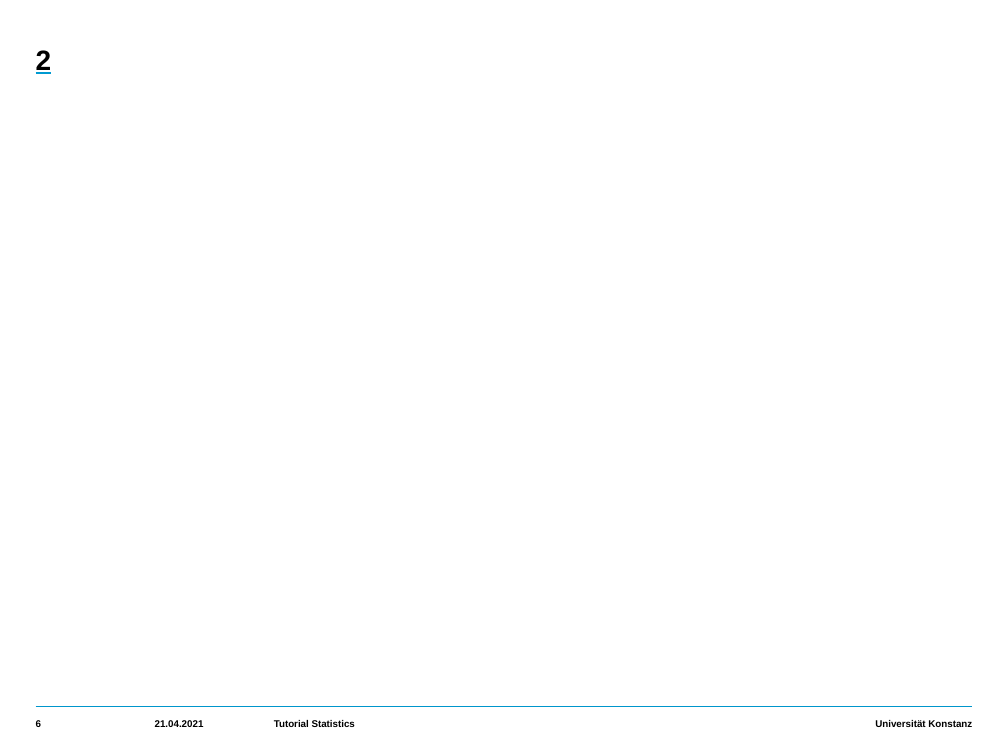
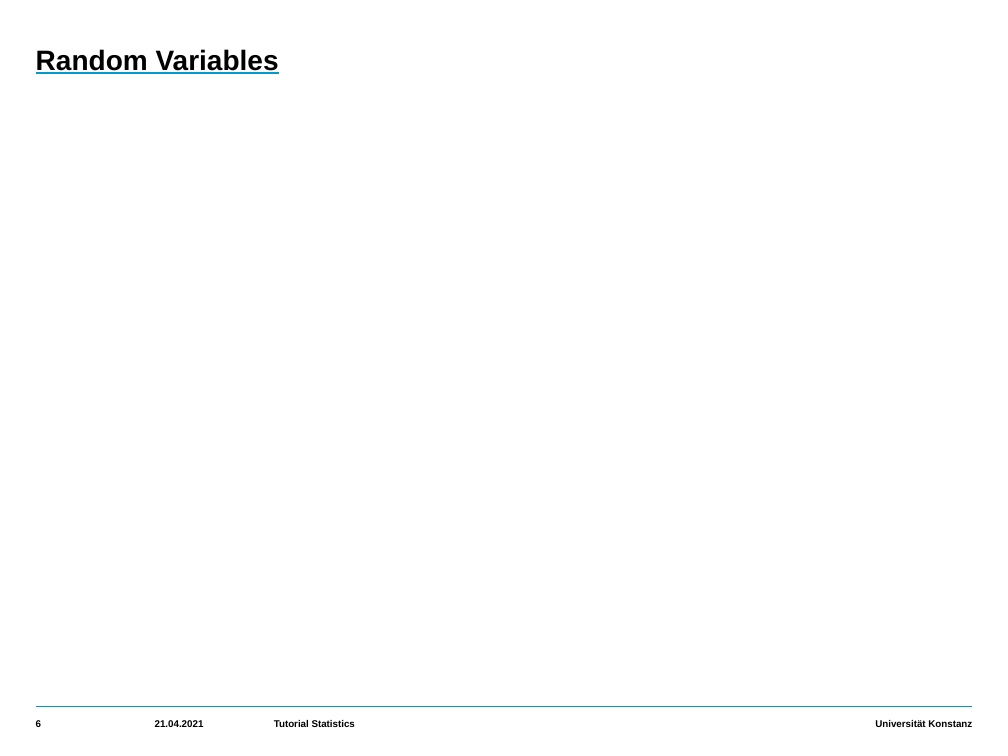
Before and after one commit to bacherni/Tutorial-Statistics, a slide deck: slide 6 of Session 1/Tutorial 1 blau.pptx. Drawn at 1008x756 pixels with LibreOffice and Linux fonts; fonts in the diff are those of the drawing; grey boxes stand for pictures. Boxes give left, top, right and bottom in pixels: in the first picture for what was removed or moved away, otherwise in the second. Text is boxed around its words. In the diff, an @@ line names an element or a change of style, - is before the commit and + after.

```diff
--- a/Session 1/Tutorial 1 blau.pptx
+++ b/Session 1/Tutorial 1 blau.pptx
@@ title at (36,49,279,74): text changed @@
-2
+Random Variables
```
Also in this commit, not shown: 4 slides added, 1 other file.
